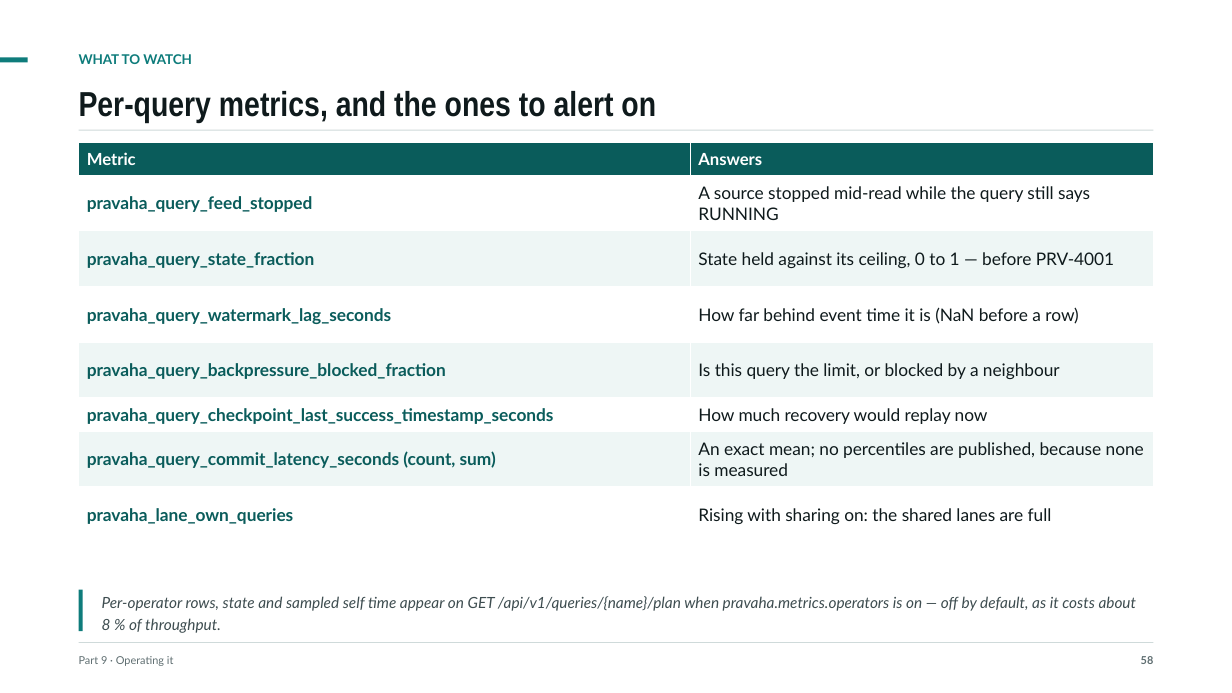
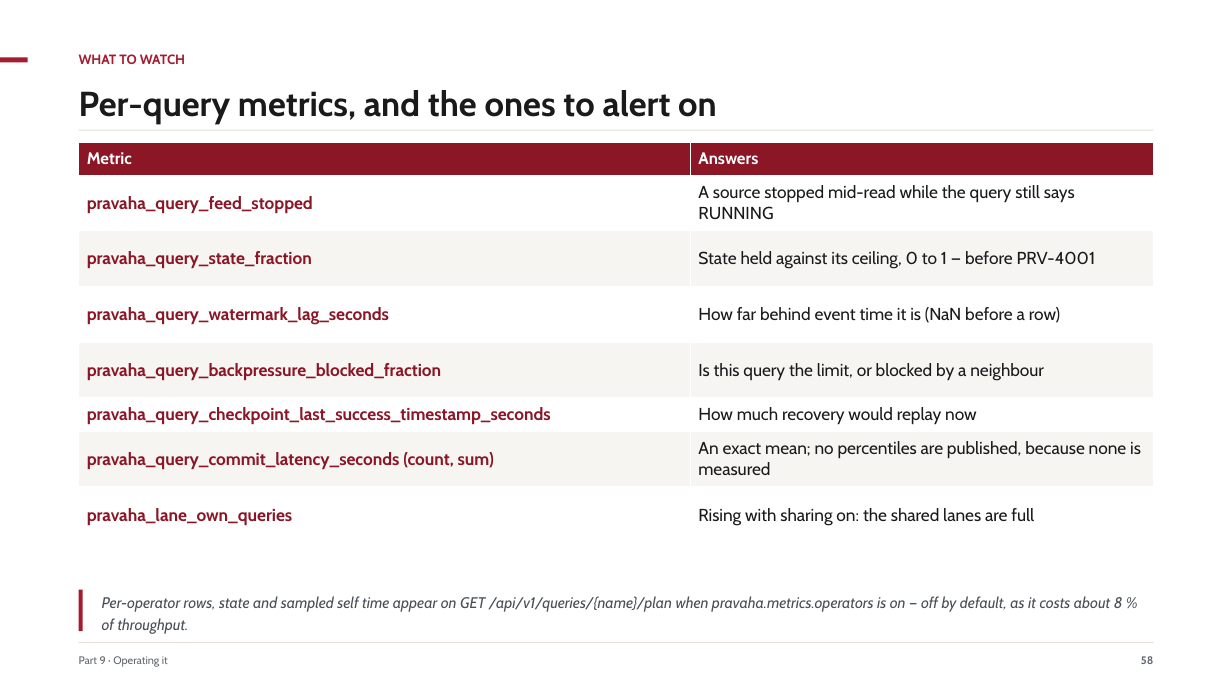
Before and after one commit to ajsinha/pravaha, a slide deck: slide 58 of docs/Pravaha-Continuous-SQL-Engine-Design-and-Evidence.pptx. Drawn at 1232x693 pixels with LibreOffice and Linux fonts; fonts in the diff are those of the drawing. Boxes give left, top, right and bottom in pixels: in the first picture for what was removed or moved away, otherwise in the second. Text is boxed around its words. In the diff, an @@ line names an element or a change of style, - is before the commit and + after.

Commit message:
Crimson is the brand: the deck, the brand guide and the mark follow the console
The owner's choice (2026-09-28). The deck is rebuilt in the console's crimson and Source
faces (audit clean, 75 slides); brand/README.md and logo, mark and favicon SVGs move from
verdigris to crimson. ARCHITECTURE no longer calls lane sharing off by default.

```diff
--- a/docs/Pravaha-Continuous-SQL-Engine-Design-and-Evidence.pptx
+++ b/docs/Pravaha-Continuous-SQL-Engine-Design-and-Evidence.pptx
@@ rectangle at [0, 57, 28, 63]: fill #0E7C7B to #A51C30 @@
@@ text "WHAT TO WATCH" at [79, 54, 185, 64]: font Lato to Cabin, text colour #0E7C7B to #A51C30 @@
@@ text "Per-query metrics, and the ones ..." at [79, 90, 717, 124]: font Arial Narrow to Cabin, text colour #0F1A1C to #1A1A1A @@
@@ table at [79, 142, 1153, 543] @@
@@ fill #0A5C5B to #8A1626 in row 1 @@
@@ fill #EEF6F5 to #F7F5F2 in 6 cells @@
@@ font Lato to Cabin @@
@@ text colour #0A5C5B to #8A1626 in "pravaha_query_feed_stopped", "pravaha_query_state_fraction", "pravaha_query_watermark_lag_seconds", "pravaha_query_backpressure_blocked_fraction" and 3 more places @@
@@ text colour #0F1A1C to #1A1A1A in "A source stopped mid-read while the query ...", "State held against its ceiling, 0 to ...", "How far behind event time it is ...", "Is this query the limit, or blocked ..." and 3 more places @@
@@ rectangle at [79, 590, 82, 631]: fill #0E7C7B to #A51C30 @@
@@ text "Per-operator rows, state and sampled ..." at [102, 596, 1123, 634]: font Lato to Cabin, text colour #3E4D50 to #4A5058 @@
@@ text "Part 9 · Operating it" at [79, 656, 168, 666]: font Lato to Cabin, text colour #5F6E71 to #61666E @@
@@ rectangle at [79, 642, 1153, 643]: fill #CFDADA to #E3DED7 @@
@@ text "58" at [1141, 656, 1153, 664]: font Lato to Cabin, text colour #5F6E71 to #61666E @@
```
Also in this commit, not shown: 74 other slides changed, 10 other files.
